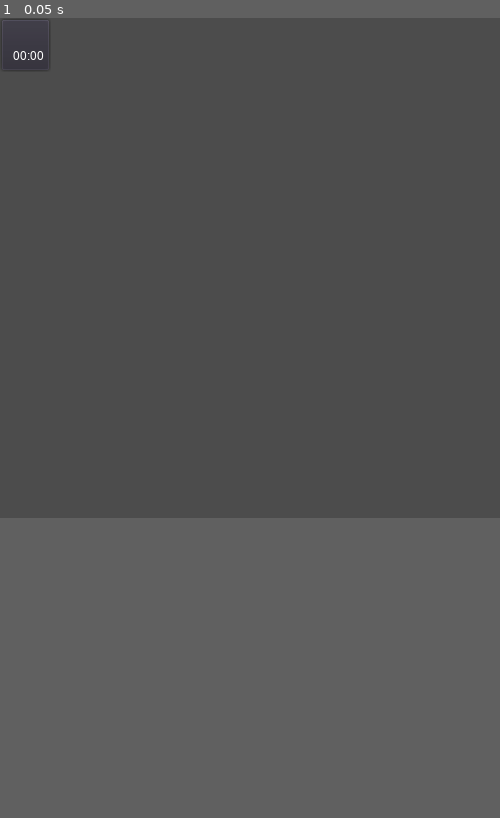
Above: before the commit, frame 1.
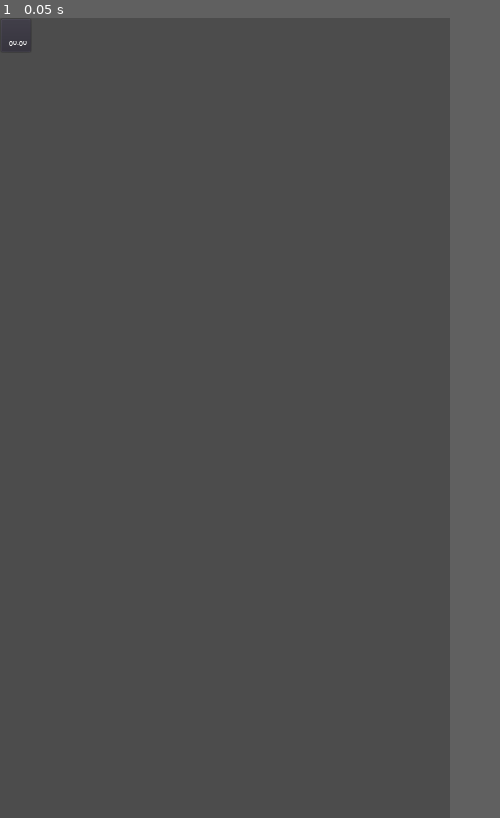
Above: after the commit, the same moment.

Repository: LeshaLukash/The-Chat-Prototype
Game: Godot game, scene res://message.tscn
The game is run twice, just before and just after one commit, with the same random seed, the same clock (stepped at 60 frames per second) and the same inputs. Before the commit the project starts from res://main.tscn.
Inputs:
- Up to frame 1 (0.05 s): no input
In our replay, the window is 500x500 before the commit and 450x800 after it. These sizes can differ from the game's own. Grey fills any space a smaller window leaves; there, only what the larger window draws over its background counts as a difference.

The runs differ from the first frame. In frame 1, less than 0.1% of the frame differs, in the area x 0-9%, y 0-6%.
Error before the commit: Attempt to call function 'get_font' in base 'null instance' on a null instance. (res://message.gd:27)

Commit message:
Restarted
Сбросил скрипт сообщения т.к. застрял в его разработке и запутался в его коде

Diff:
--- a/main.tscn
+++ b/main.tscn
@@ -1,8 +1,6 @@
-[gd_scene load_steps=4 format=2]
+[gd_scene load_steps=2 format=2]
 
 [ext_resource path="res://theme.tres" type="Theme" id=1]
-[ext_resource path="res://message.gd" type="Script" id=2]
-[ext_resource path="res://message.tscn" type="PackedScene" id=3]
 
 [node name="Main" type="Control"]
 anchor_right = 1.0
@@ -16,13 +14,4 @@
 
 [node name="VBoxContainer" type="VBoxContainer" parent="ScrollContainer"]
 margin_right = 720.0
-margin_bottom = 1280.0
 size_flags_horizontal = 3
-size_flags_vertical = 3
-script = ExtResource( 2 )
-
-[node name="Message" parent="ScrollContainer/VBoxContainer" instance=ExtResource( 3 )]
-anchor_right = 0.0
-anchor_bottom = 0.0
-margin_right = 720.0
-margin_bottom = 54.0
--- a/message.gd
+++ /dev/null
@@ -1,76 +0,0 @@
-tool
-extends Control
-
-export(String, MULTILINE) var text = "Lorem ipsum dolor sit amet, consectetur adipiscing elit. Mauris sed malesuada orci. Vestibulum ex dolor, dignissim a feugiat id, vulputate sed mi. Praesent a venenatis urna. Maecenas faucibus diam quis risus fermentum mattis. Ut id luctus nunc, lobortis pharetra ligula. Maecenas posuere magna in mi semper, non luctus purus elementum. Nullam ac viverra libero, ut finibus lectus. Morbi nisi neque, tincidunt non fringilla nec, rhoncus id sapien. Ut aliquam turpis in luctus malesuada. Integer sit amet accumsan est. Vivamus vel risus sed odio elementum pulvinar vel quis enim. "
-export(String) var time = "00:00"
-export(bool) var is_reply = false
-export(bool) var is_edited = false
-
-var text_font: DynamicFont # Шрифт текста сообщений
-var time_font: DynamicFont # Шрифт времени сообщения
-var time_string: String
-var message_size: Vector2
-
-
-func _ready():
-	init_message()
-
-
-func _process(_delta):
-	if Engine.editor_hint:
-		init_message()
-	else:
-		set_process(false)
-
-# Инициализация шрифтов
-func _initialize_fonts() -> void:
-	time_font = theme.get_font("font", "TimeLabel")
-	text_font = theme.get_font("normal_font", "RichTextLabel")
-
-# Задать строку времени сообщения
-func _set_time_string() -> void:
-	if is_edited:
-		time_string = "[right][font=fonts/arial_time.tres]" + time + ", изменено[/font][/right]"
-	else:
-		time_string = "[right][font=fonts/arial_time.tres]" + time + "[/font][/right]"
-
-# Получить размер строки времени сообщения
-func _get_time_string_size() -> Vector2:
-	if is_edited:
-		return time_font.get_string_size(time + ", изменено")
-
-	return time_font.get_string_size(time)
-
-
-func _get_message_size() -> Vector2:
-	var text_size: Vector2 = text_font.get_string_size(text)
-	return text_size
-
-# Подготовка и вывод сообщения
-func init_message() -> void:
-	_initialize_fonts()
-	_set_time_string()
-
-	if text.empty():
-		$Panel.rect_size = $Panel.rect_min_size
-		text = " "
-
-	if is_edited:
-		$Panel.rect_min_size = Vector2(107, 54)
-	else:
-		$Panel.rect_min_size = Vector2(51, 54)
-
-	# Задаём размер сообщения
-	var string_offset: int = _get_message_size().x - $Panel/Text.rect_size.x
-	if string_offset != 0:
-		$Panel.rect_size.x += string_offset
-
-
-	# Задаём текст сообщения
-	$Panel/Text.bbcode_text = text + time_string
-
-	# Минимальная высота сообщения (текст + время) - 40px!
-	# С каждой строкой высота увеличивается на 20px
-
-	# Перенос строки происходит при увелчении её размеров на 40px
-	# (40, 80, 120, 160, etc. - при таких величинах строка переносится)
--- a/message.tscn
+++ b/message.tscn
@@ -1,33 +1,25 @@
-[gd_scene load_steps=3 format=2]
+[gd_scene load_steps=2 format=2]
 
 [ext_resource path="res://theme.tres" type="Theme" id=1]
-[ext_resource path="res://message.gd" type="Script" id=2]
 
 [node name="Message" type="Control"]
-anchor_right = 1.0
-anchor_bottom = 1.0
-rect_min_size = Vector2( 50, 54 )
+margin_right = 51.0
+margin_bottom = 54.0
+rect_min_size = Vector2( 51, 54 )
 theme = ExtResource( 1 )
-script = ExtResource( 2 )
-text = " "
 
 [node name="Panel" type="PanelContainer" parent="."]
 anchor_right = 1.0
 anchor_bottom = 1.0
-margin_right = -669.0
-margin_bottom = -1226.0
 rect_min_size = Vector2( 51, 54 )
 
 [node name="Text" type="RichTextLabel" parent="Panel"]
-unique_name_in_owner = true
 margin_left = 7.0
 margin_top = 7.0
 margin_right = 44.0
 margin_bottom = 47.0
 rect_clip_content = false
 focus_mode = 2
-size_flags_horizontal = 3
-size_flags_vertical = 3
 bbcode_enabled = true
 bbcode_text = " [right][font=fonts/arial_time.tres]00:00[/font][/right]"
 text = " 00:00"
--- a/project.godot
+++ b/project.godot
@@ -11,21 +11,28 @@
 [application]
 
 config/name="The Chat Prototype"
-run/main_scene="res://main.tscn"
+run/main_scene="res://message.tscn"
 config/icon="res://icon.png"
 
 [display]
 
 window/size/width=720
 window/size/height=1280
+window/size/resizable=false
 window/size/test_width=500
 window/size/test_height=500
+window/stretch/mode="2d"
+window/stretch/aspect="keep_width"
 
 [gui]
 
 common/drop_mouse_on_gui_input_disabled=true
 theme/custom="res://theme.tres"
 theme/custom_font="res://fonts/arial.tres"
+
+[input_devices]
+
+pointing/emulate_touch_from_mouse=true
 
 [physics]
 
